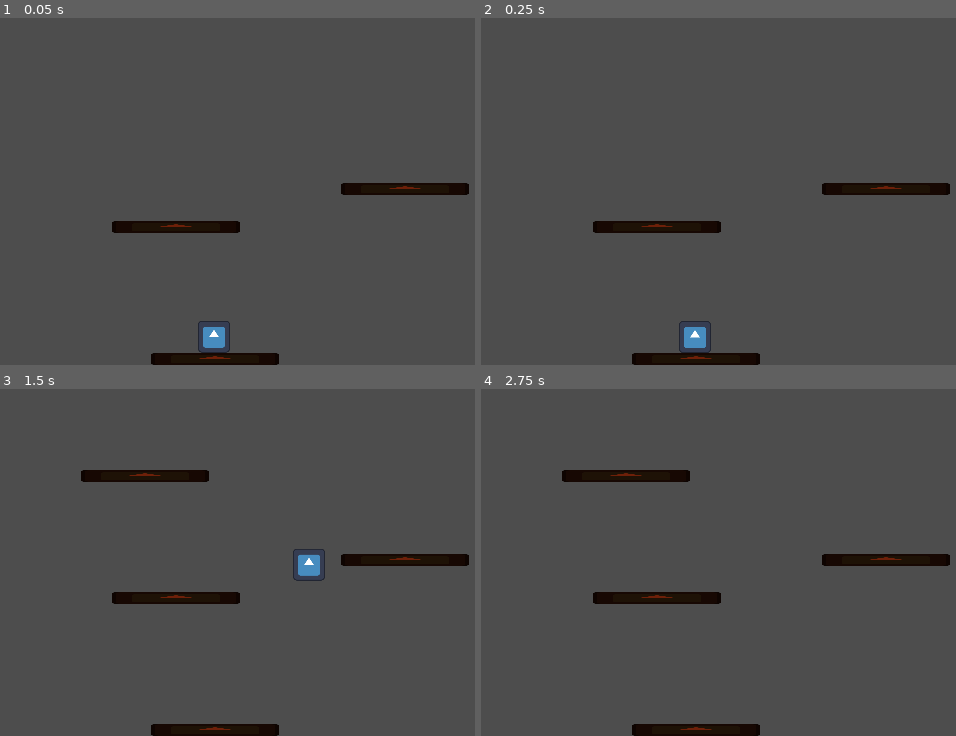
Above: before the commit, frames 1-4 (two rows, left to right).
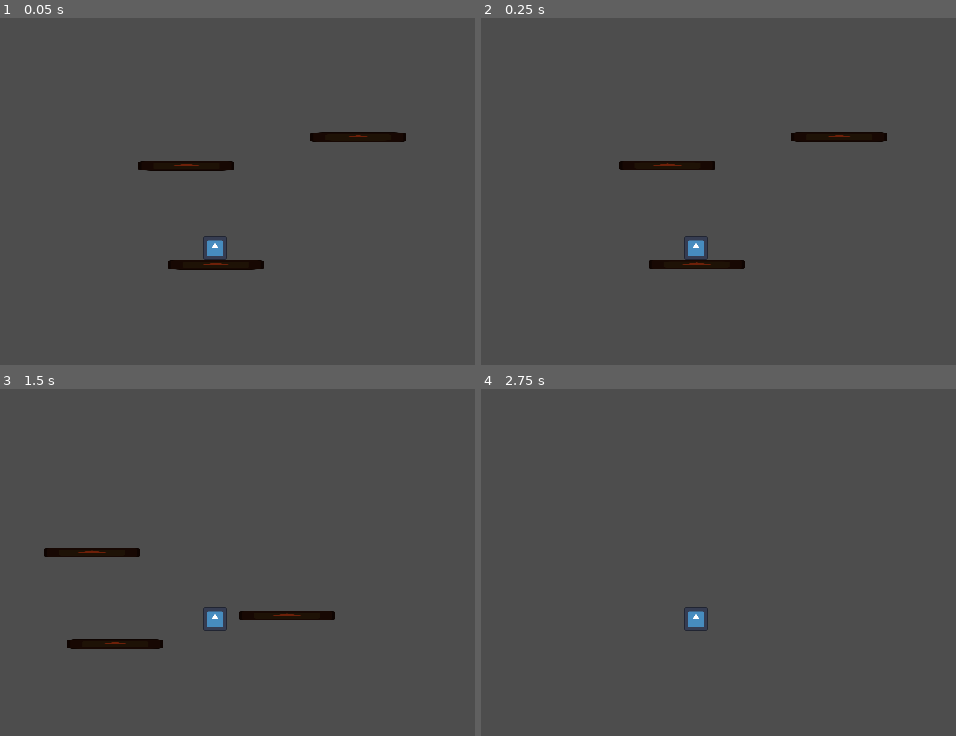
Above: after the commit, the same moments.

Repository: Paraross/tower-rush
Game: Godot game, scene res://main.tscn
Two runs of this game, one before a commit and one after it. Both use one fixed random seed, a clock stepped at 60 frames per second and the inputs below. The engine's default icon, where the game draws it, is replaced by a stand-in: a white triangle on a blue panel in a dark square.
Inputs:
- Up to frame 1 (0.05 s): no input
- Up to frame 2 (0.25 s): no input
- Up to frame 3 (1.5 s): tap Enter at 0.5 s; hold D (move_right) from 0.53 s (still down); tap Space (jump) at 0.77 s
- Up to frame 4 (2.75 s): tap Space (jump) at 1.52 s; release D (move_right) at 2.03 s; hold A (move_left) from 2.03 s (still down)

The runs differ from the first frame. In frame 1, 5.1% of the frame differs, in the area x 23-99%, y 32-100%; in frame 2, 5.0%; in frame 3, 5.9%, in the area x 9-99%, y 23-100%; in frame 4, 3.9%.

Commit message:
Make platforms spawn when player high enough Make camera follow the player

Diff:
--- a/main.gd
+++ b/main.gd
@@ -10,9 +10,9 @@
 		platform.initialize(player)
 
 
-func _on_player_reached_height() -> void:
+func _on_player_reached_height(count: int) -> void:
 	var new_platform: Platform = platform_scene.instantiate()
 	new_platform.position.x = 250.0
-	new_platform.position.y = 100.0
+	new_platform.position.y = 100.0 - (count - 1) * 150.0
 	new_platform.initialize(player)
 	platforms.add_child(new_platform)
--- a/player.gd
+++ b/player.gd
@@ -1,14 +1,16 @@
 class_name Player
 extends CharacterBody2D
 
-signal reached_height
+signal reached_height(count: int)
 
 @export var gravity_acceleration: float = 1000.0
 @export var jump_impulse: float = 550.0
 @export var horizontal_move_speed: float = 100.0
 
 var target_velocity: Vector2 = Vector2.ZERO
-var reached: bool = false
+var reach_count: int = 0
+
+@onready var reach_height: float = position.y - 150.0
 
 func _process(delta: float) -> void:
 	var direction := Vector2.ZERO
@@ -30,9 +32,10 @@
 	velocity = target_velocity
 	move_and_slide()
 
-	if not reached and position.y < 300.0:
-		reached = true
-		reached_height.emit()
+	if position.y < reach_height:
+		reach_height -= 150.0
+		reach_count += 1
+		reached_height.emit(reach_count)
 
 
 func can_jump() -> bool:
--- a/player.tscn
+++ b/player.tscn
@@ -18,3 +18,7 @@
 position = Vector2(0, -16)
 scale = Vector2(0.25, 0.25)
 texture = ExtResource("1_4flbx")
+
+[node name="Camera2D" type="Camera2D" parent="."]
+position = Vector2(0, -100)
+zoom = Vector2(0.75, 0.75)
